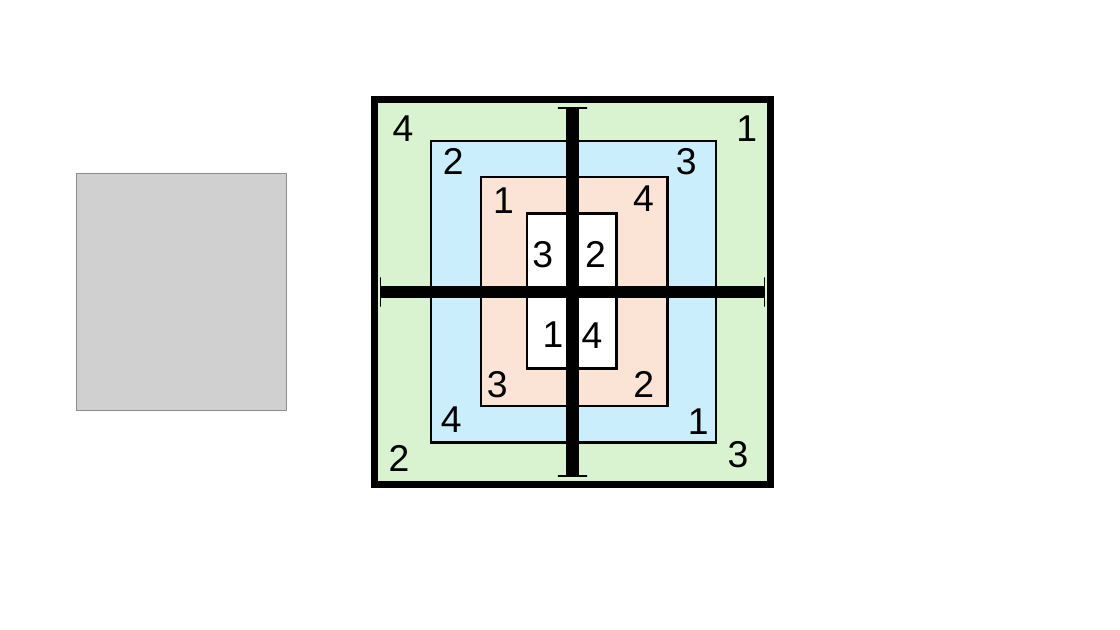
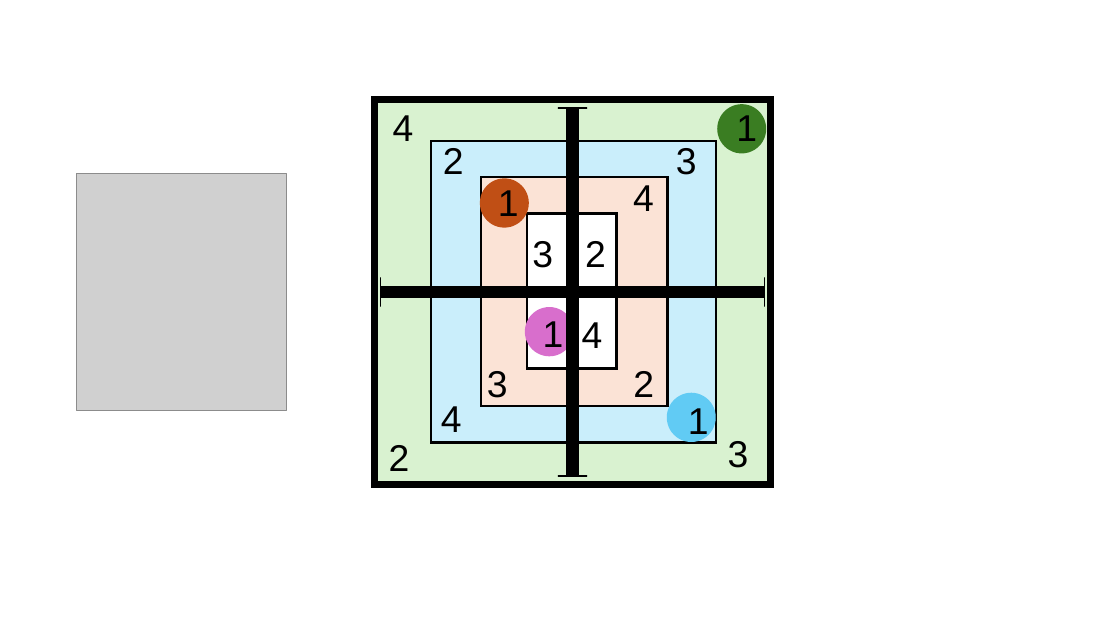
Before and after one commit to Segori54/ENO, a slide deck: slide 2 of Fotos y diagramas/creacion_diagramas.pptx. Drawn at 1120x630 pixels with LibreOffice and Linux fonts; fonts in the diff are those of the drawing; grey boxes stand for pictures. Boxes give left, top, right and bottom in pixels: in the first picture for what was removed or moved away, otherwise in the second. Text is boxed around its words. In the diff, an @@ line names an element or a change of style, - is before the commit and + after.

```diff
--- a/Fotos y diagramas/creacion_diagramas.pptx
+++ b/Fotos y diagramas/creacion_diagramas.pptx
@@ ellipse added at bbox=[718, 104, 766, 154], fill #3B7D23 @@
@@ ellipse added at bbox=[480, 178, 528, 228], fill #C04F15 @@
@@ text "1" rewrapped from bbox=[493, 187, 514, 213] to bbox=[498, 190, 519, 224] @@
@@ ellipse added at bbox=[525, 308, 574, 357], fill #D86ECC @@
@@ ellipse added at bbox=[667, 393, 716, 443], fill #61CBF4 @@
```
Also in this commit, not shown: 30 other files.
